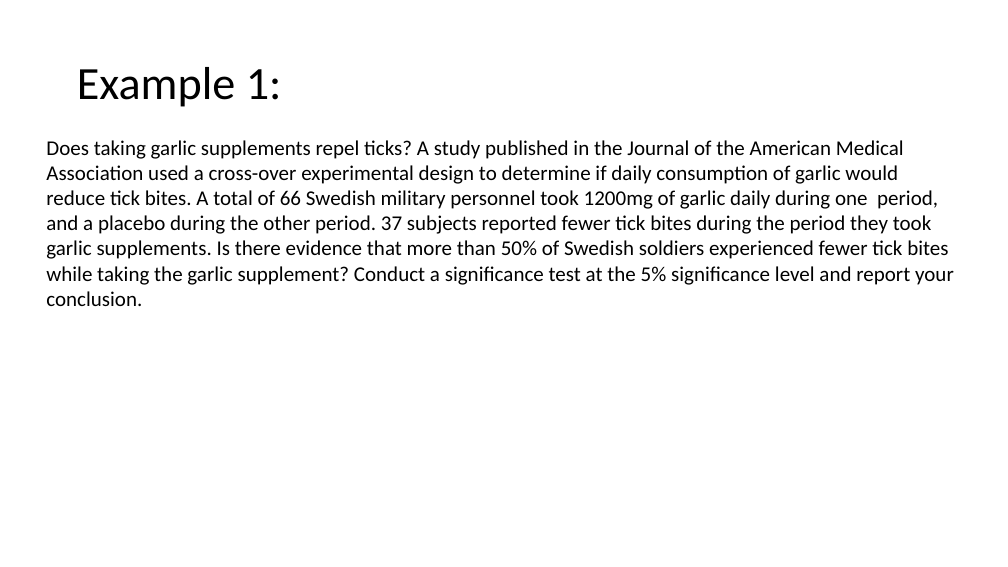
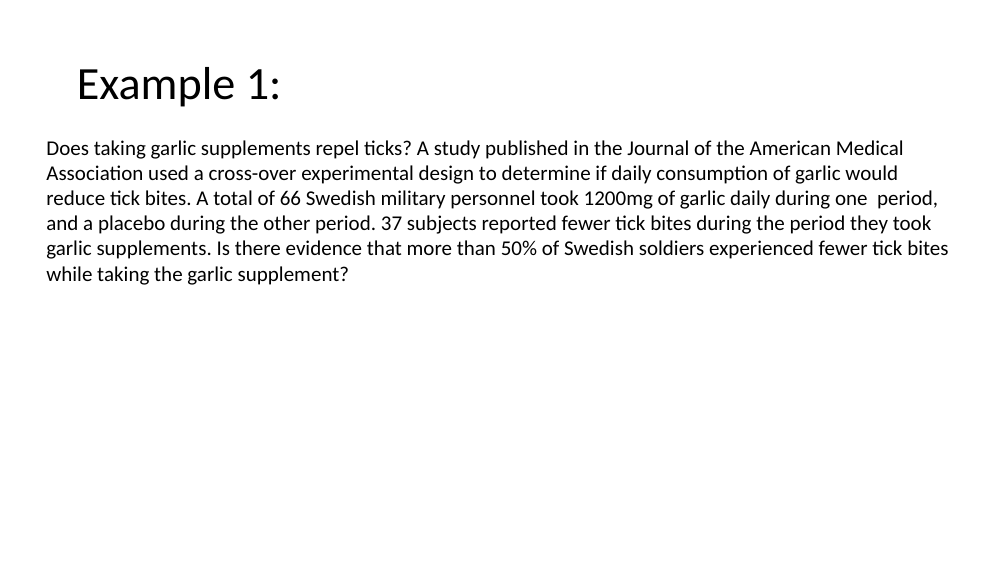
Before and after one commit to Jarred6068/Kvamme_UI_STAT251, a slide deck: slide 5 of docs/lecture_slides/Week 12/Week12_Lecture22_Slides_3_27_2024.pptx. Drawn at 1008x567 pixels with LibreOffice and Linux fonts; fonts in the diff are those of the drawing. Boxes give left, top, right and bottom in pixels: in the first picture for what was removed or moved away, otherwise in the second. Text is boxed around its words. In the diff, an @@ line names an element or a change of style, - is before the commit and + after.

```diff
--- a/docs/lecture_slides/Week 12/Week12_Lecture22_Slides_3_27_2024.pptx
+++ b/docs/lecture_slides/Week 12/Week12_Lecture22_Slides_3_27_2024.pptx
@@ text at box(46, 140, 948, 285): text changed @@
-Does taking garlic supplements repel ticks? A study published in the Journal of the American Medical Association used a cross-over experimental design to determine if daily consumption of garlic would reduce tick bites. A total of 66 Swedish military personnel took 1200mg of garlic daily during one period, and a placebo during the other period. 37 subjects reported fewer tick bites during the period they took garlic supplements. Is there evidence that more than 50% of Swedish soldiers experienced fewer tick bites while taking the garlic supplement? Conduct a significance test at the 5% significance level and report your conclusion.
+Does taking garlic supplements repel ticks? A study published in the Journal of the American Medical Association used a cross-over experimental design to determine if daily consumption of garlic would reduce tick bites. A total of 66 Swedish military personnel took 1200mg of garlic daily during one period, and a placebo during the other period. 37 subjects reported fewer tick bites during the period they took garlic supplements. Is there evidence that more than 50% of Swedish soldiers experienced fewer tick bites while taking the garlic supplement?
```
Also in this commit, not shown: 5 other slides changed, 5 slides added, 2 slides removed, 6 other files.
